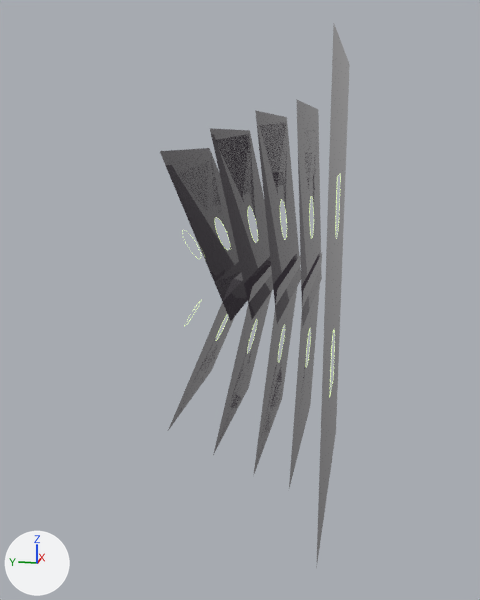
The glTF model scroll2/models/P/Tube1.glb as it was, and as the next commit left it.
One viewpoint serves both versions: a 50 mm camera at (-22.66, -1.69, 2.27) aimed at (-0.2, 2.8, -3.35). Every picture has the same lights, and +X, +Y and +Z are marked at lower left. Vertices at the same position are counted once.
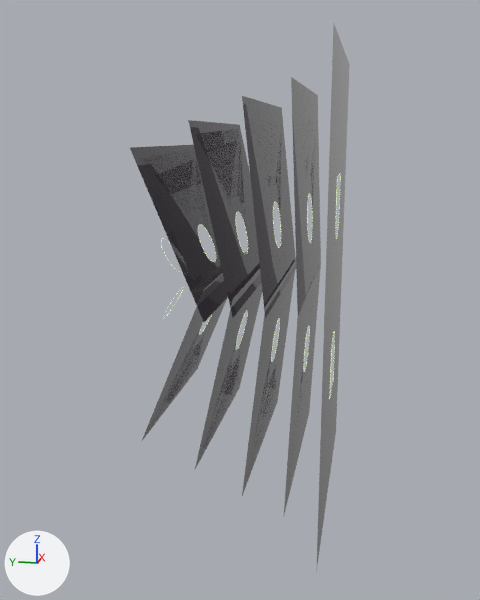
The change, as a list of edits to the scene's bpy script:
```text
Change me_plane_003:
    where me_plane_003.from_pydata(...)  # 128 vertices, 128 faces; spans x -5.0..5.0, y -4.14..5.0, z 0.0
    used by ob_plane_003; location = (0.0, 0.37, -0.32); rotation_euler = (1.523, 0.0, 0.0), in degrees (87, 0, 0); scale = (0.717, 0.717, 1.0)
    me_plane_003 part 1: the whole mesh is multiplied about the mesh origin by the matrix ((1.0, 0.0, -4.675), (0.0, 1.0, -1603.927), (0.0, 0.0, 3.355))
Change ob_plane_003:
    ob_plane_003.location: (0.0, 0.37, -0.32) -> (0.0, 0.43, -0.35)
    ob_plane_003.scale: (0.717, 0.717, 1.0) -> (0.832, 0.832, 1.16)
Change ob_plane_005:
    ob_plane_005.location: (0.0, 0.37, -5.1) -> (0.0, 0.43, -5.14)
    ob_plane_005.scale: (0.717, 0.717, 1.0) -> (0.832, 0.832, 1.16)
Change ob_plane_002:
    ob_plane_002.location: (0.0, 1.33, -0.43) -> (0.0, 1.55, -0.6)
    ob_plane_002.scale: (0.686, 0.686, 0.957) -> (0.797, 0.797, 1.11)
Change ob_plane_006:
    ob_plane_006.location: (0.0, 1.33, -5.0) -> (0.0, 1.55, -4.89)
    ob_plane_006.scale: (0.686, 0.686, 0.957) -> (0.797, 0.797, 1.11)
Change ob_plane_004:
    ob_plane_004.location: (0.0, 2.41, -0.63) -> (0.0, 2.79, -0.91)
    ob_plane_004.scale: (0.64, 0.64, 0.894) -> (0.744, 0.744, 1.04)
Change ob_plane_007:
    ob_plane_007.location: (0.0, 2.41, -4.79) -> (0.0, 2.79, -4.58)
    ob_plane_007.rotation_euler: (1.352, -3.135, 0.0) -> (1.352, 3.139, 0.0)  # degrees (77, -180, 0) -> degrees (77, 180, 0)
    ob_plane_007.scale: (0.64, 0.64, 0.894) -> (0.744, 0.744, 1.04)
Change ob_plane_001:
    ob_plane_001.location: (0.0, 3.49, -0.99) -> (0.0, 4.05, -1.33)
    ob_plane_001.scale: (0.621, 0.613, 0.856) -> (0.721, 0.712, 0.993)
Change ob_plane_008:
    ob_plane_008.location: (0.0, 3.49, -4.43) -> (0.0, 4.05, -4.16)
    ob_plane_008.scale: (0.621, 0.613, 0.856) -> (0.721, 0.712, 0.993)
```

Where the change shows, as pixel boxes (x1, y1, x2, y2) in the pictures (480 x 600 px; the box of a moved part takes in the faces that stretch with it):
'Plane.001', reshaped, moved, rescaled (11% wider): before (160, 148, 248, 321); after (130, 145, 228, 322)
'Plane.004', reshaped, moved, rescaled (16% wider): before (210, 128, 273, 319); after (188, 120, 261, 318)
'Plane.002', reshaped, moved, rescaled (17% wider): before (255, 110, 301, 324); after (242, 96, 296, 318)
'Plane.003', reshaped, moved, rescaled (15% wider): before (296, 99, 322, 328); after (291, 77, 321, 316)
'Plane.007', reshaped, moved, turned, rescaled: before (213, 266, 272, 455); after (195, 269, 262, 469)
'Plane.006', reshaped, moved, rescaled (12% wider, 7% taller): before (253, 255, 301, 476); after (242, 260, 296, 496)
'Plane.008', reshaped, moved, rescaled: before (168, 273, 243, 430); after (141, 251, 247, 442)
'Plane.005', reshaped, moved, rescaled (12% wider, 7% taller): before (289, 254, 322, 488); after (284, 263, 321, 514)
part 1 of me_plane_003, moved or reshaped: before (160, 99, 322, 486); after (130, 79, 321, 508)
